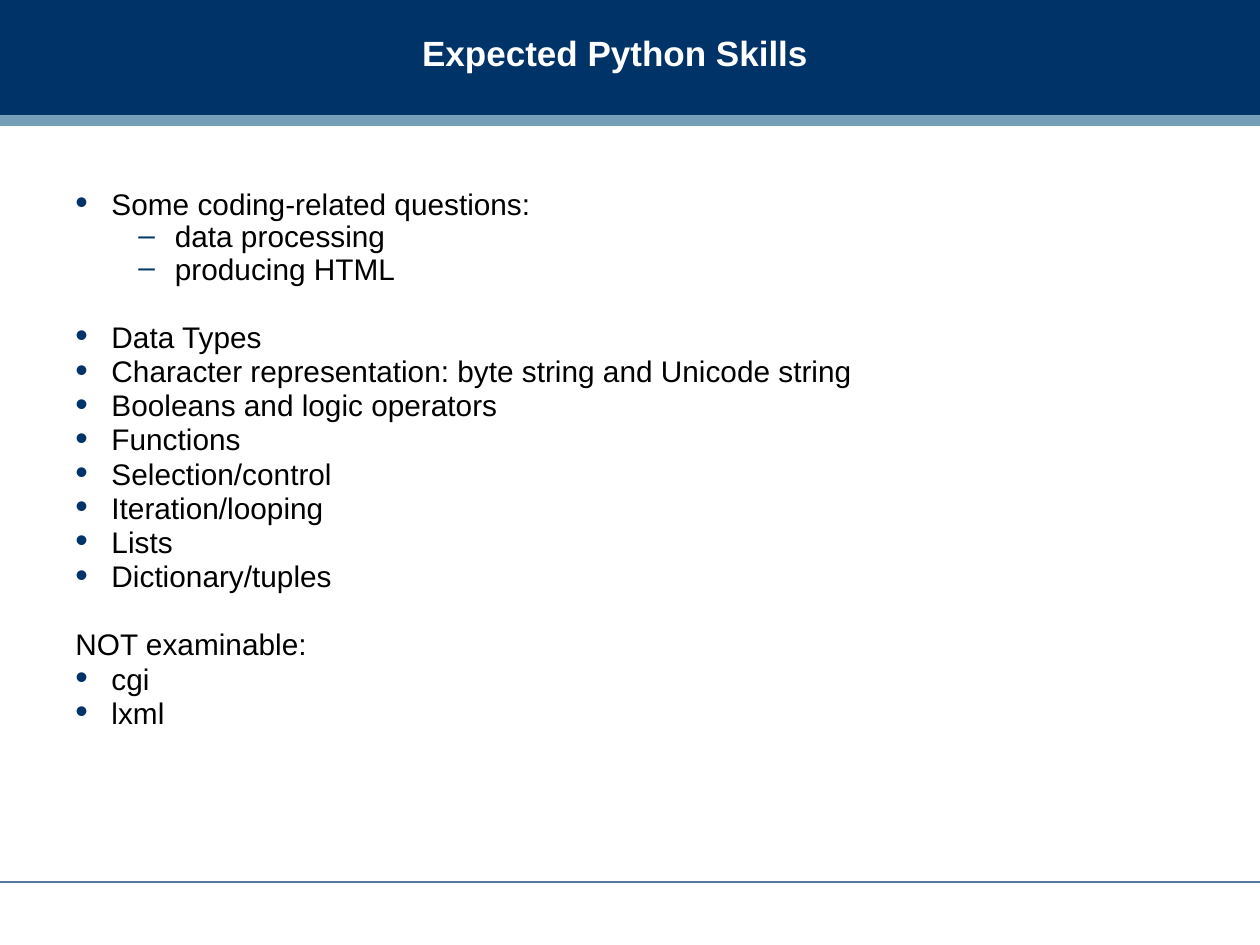
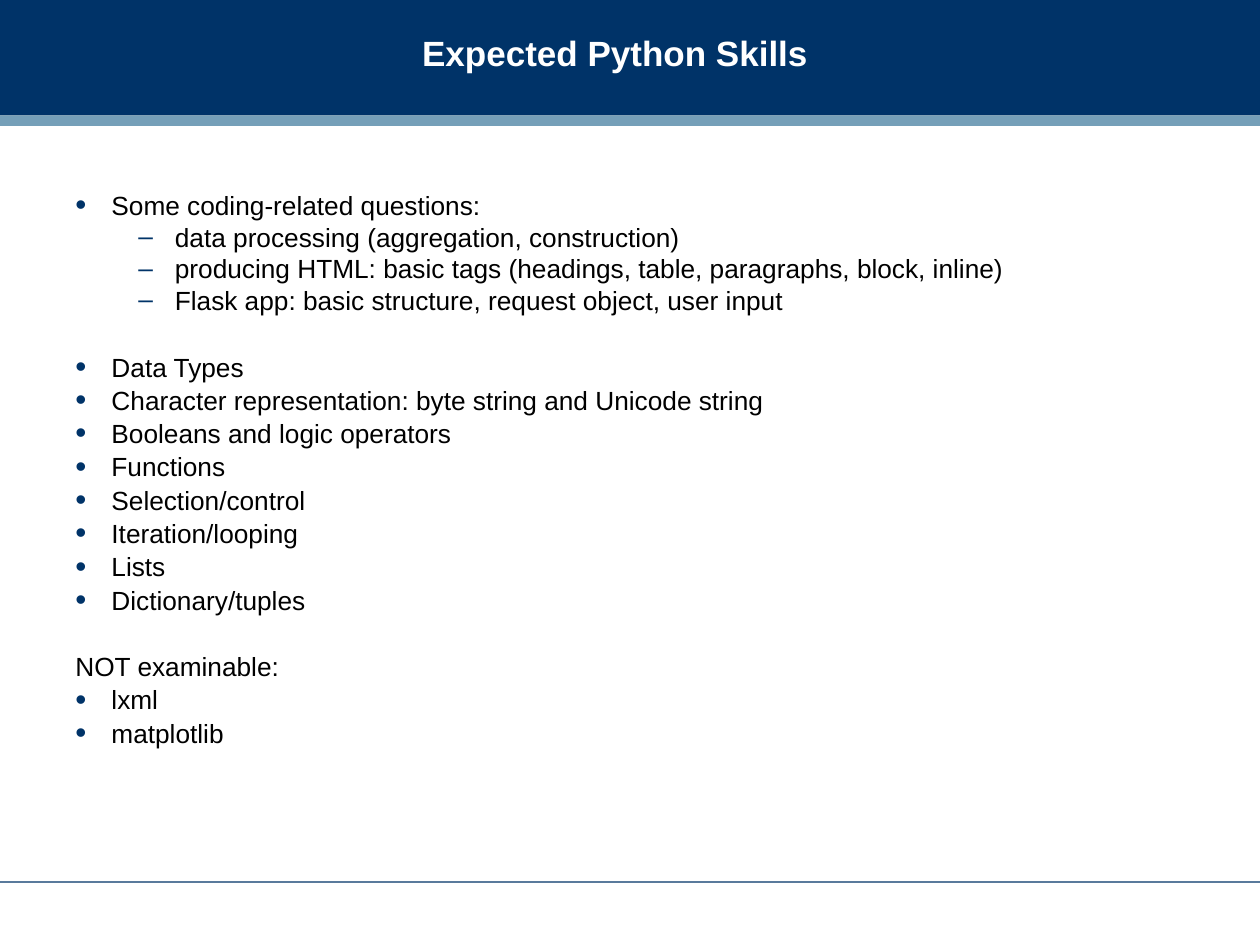
Before and after one commit to dreamind/ix, a slide deck: slide 3 of lectures/review/exam_review.ppt. Drawn at 1260x945 pixels with LibreOffice and Linux fonts; fonts in the diff are those of the drawing; background and template pictures are left out. Boxes give left, top, right and bottom in pixels: in the first picture for what was removed or moved away, otherwise in the second. Text is boxed around its words. In the diff, an @@ line names an element or a change of style, - is before the commit and + after.

```diff
--- a/lectures/review/exam_review.ppt
+++ b/lectures/review/exam_review.ppt
@@ text at <box>75,196,763,709</box>: size 17 to 15 pt in "Some coding-related questions:", "Data Types", "Character representation: byte string and Unicode string", "Booleans and logic operators" and 7 more places; line spacing 0.7 to 0.8 @@
@@ text at <box>175,228,1003,316</box>: text changed; size 17 to 15 pt @@
-  – data processing
-  – producing HTML
+  – data processing (aggregation, construction)
+  – producing HTML: basic tags (headings, table, paragraphs, block, inline)
+  – Flask app: basic structure, request object, user input
@@ text at <box>111,668,149,695</box>: paragraph removed @@
-• cgi
@@ text at <box>111,724,223,749</box>: paragraph added @@
+• matplotlib
```
Also in this commit, not shown: 11 other slides changed, 1 slide added, 3 slides removed, 2 other files.
